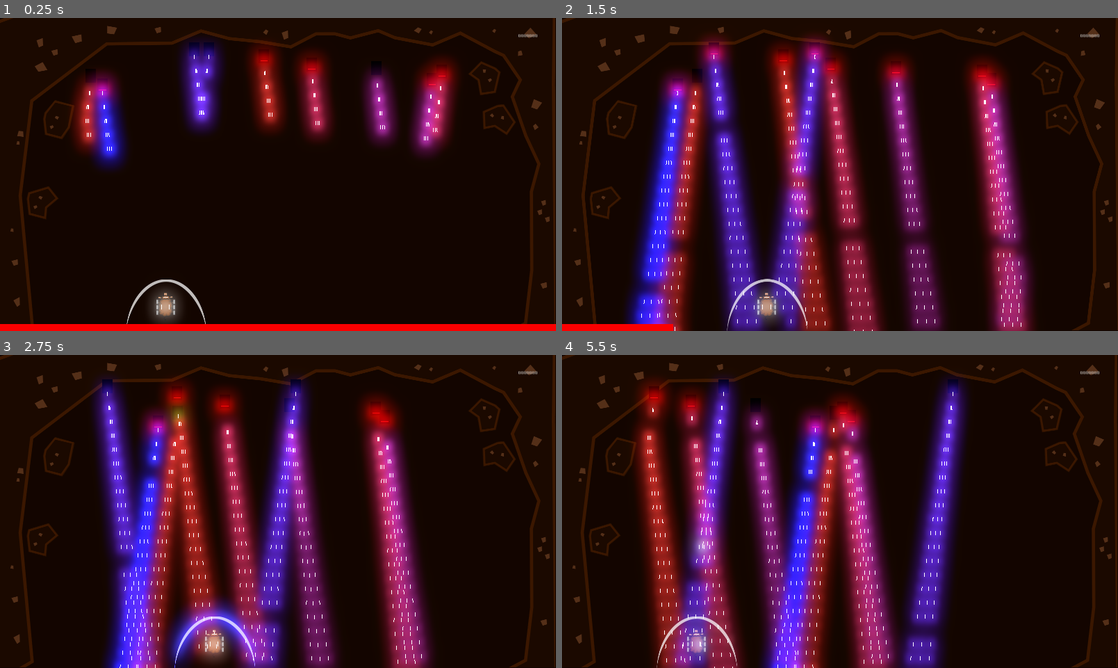
Above: before the commit, frames 1-4 (two rows, left to right).
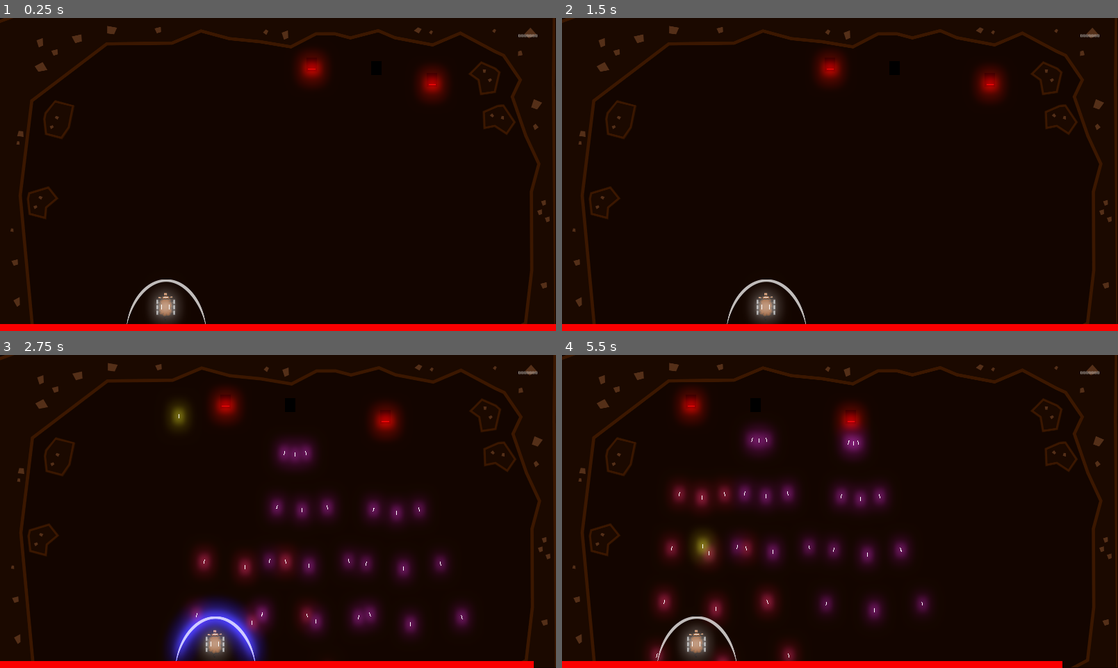
Above: after the commit, the same moments.

Repository: GameDrivenDesign/punk-wolf
Game: Godot game, scene res://game.tscn
Same seed, same stepped clock (60 frames per second), same inputs: the game is played once before the commit and once after it.
Inputs:
- Up to frame 1 (0.25 s): no input
- Up to frame 2 (1.5 s): hold Right (ui_right) 0.53-1.28 s; tap Q (shoot_0) at 0.6 s; tap W (shoot_1) at 0.8, 1.35 s; hold Left (ui_left) from 1.28 s (still down)
- Up to frame 3 (2.75 s): tap Q (shoot_0) at 1.55 s; release Left (ui_left) at 2.03 s; hold Right (ui_right) from 2.03 s (still down); hold R (shield_blue) from 2.03 s (still down); tap W (shoot_1) at 2.3 s
- Up to frame 4 (5.5 s): release R (shield_blue) at 2.78 s; tap E (shield_red) at 2.85 s; tap Q (shoot_0) at 3.05, 3.6, 4.55, 5.1 s; release Right (ui_right) at 3.53 s; hold Left (ui_left) from 3.53 s (still down); tap W (shoot_1) at 3.8, 4.35, 5.3 s

The runs differ from the first frame. In frame 1, 10% of the frame differs, in the area x 12-83%, y 6-49%; in frame 2, 41%, in the area x 1-100%, y 0-100%; in frame 3, 37%; in frame 4, 37%.

Commit message:
double projectiles to more damage

Diff:
--- a/game.gd
+++ b/game.gd
@@ -5,9 +5,11 @@
 var score: int = 0
 
 func _ready():
-	stage_count = 3
+	stage_count = 0
 	next_stage()
-	$Sheep.connect("hit", self, "sheep_hit")
+	var err = $Sheep.connect("hit", self, "sheep_hit")
+	if (err != OK):
+		print(err)
 
 func spawn_enemy(file):
 	var enemy = load(file).instance()
@@ -67,13 +69,13 @@
 
 # Send a highscore to the server.
 # Returns the position on the scoreboard (1-based).
-func send_highscore(game: String, player: String, score: int):
+func send_highscore(game: String, player: String, highscore: int):
 	var http_request = HTTPRequest.new()
 	add_child(http_request)
 
 	var url = ("https://scores.tmbe.me/score?game=" + game.percent_encode() +
 		"&player=" + player.percent_encode() +
-		"&score=" + str(score).percent_encode())
+		"&score=" + str(highscore).percent_encode())
 
 	if http_request.request(url, [], true, HTTPClient.METHOD_POST) != OK:
 		print("Sending highscore failed")
--- a/projectiles/Projectile.tscn
+++ b/projectiles/Projectile.tscn
@@ -13,15 +13,6 @@
 [node name="CollisionShape2D" type="CollisionShape2D" parent="."]
 shape = SubResource( 1 )
 
-[node name="CPUParticles2D" type="CPUParticles2D" parent="."]
-visible = false
-position = Vector2( 0, 1.66666 )
-amount = 10
-lifetime = 0.1
-local_coords = false
-gravity = Vector2( 0, 0 )
-scale_amount = 2.0
-
 [node name="Sprite" type="Sprite" parent="."]
 texture = ExtResource( 1 )
 
--- a/sheep.gd
+++ b/sheep.gd
@@ -44,6 +44,7 @@
 		if was_shot_recently((cannon_index + 1) % 2):
 			p.position = $MiddleSpawnPosition.global_position
 			p.scale.y = 4
+			p.damage = 50
 			p.set_modulate(Color(4, 4, 4))
 
 			if last_projectile != null and last_projectile.is_inside_tree():
@@ -64,9 +65,10 @@
 	timeout_cannons[0] -= delta
 	timeout_cannons[1] -= delta
 
+# warning-ignore:return_value_discarded
 	move_and_collide(velocity * delta)
 
-func take_damage(amount, point):
+func take_damage(amount, _point):
 	hitpoints -= amount
 	emit_signal("hit")
 	$"../camera".add_trauma(1)
